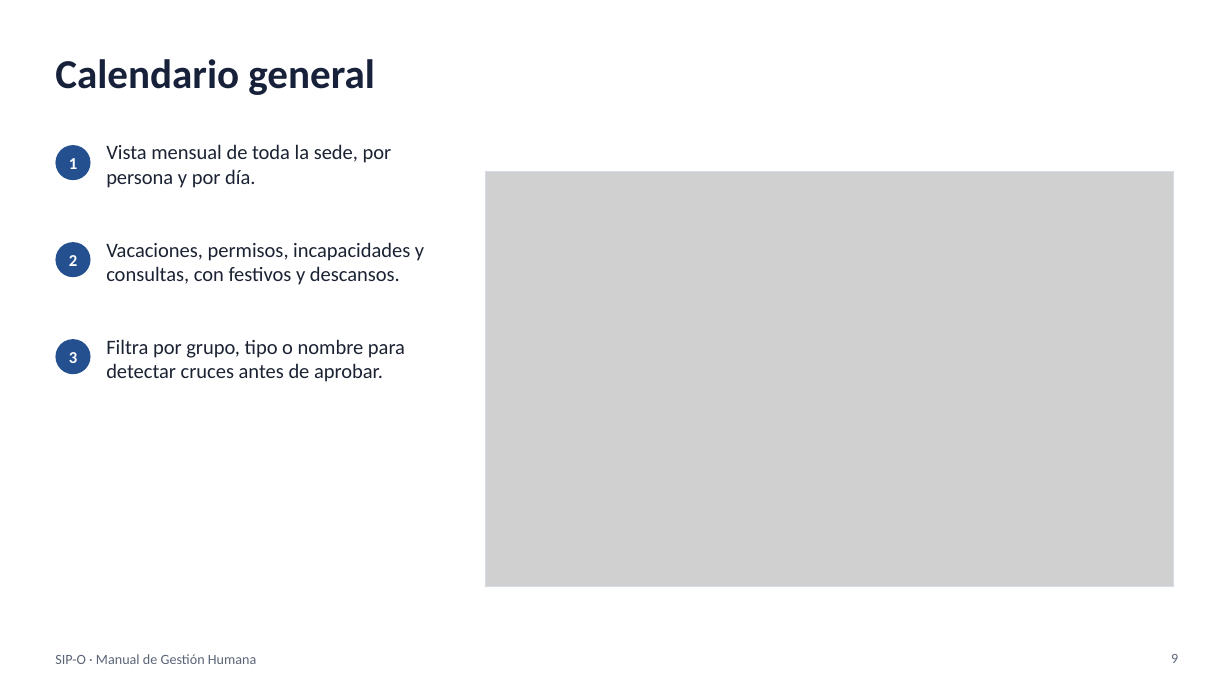
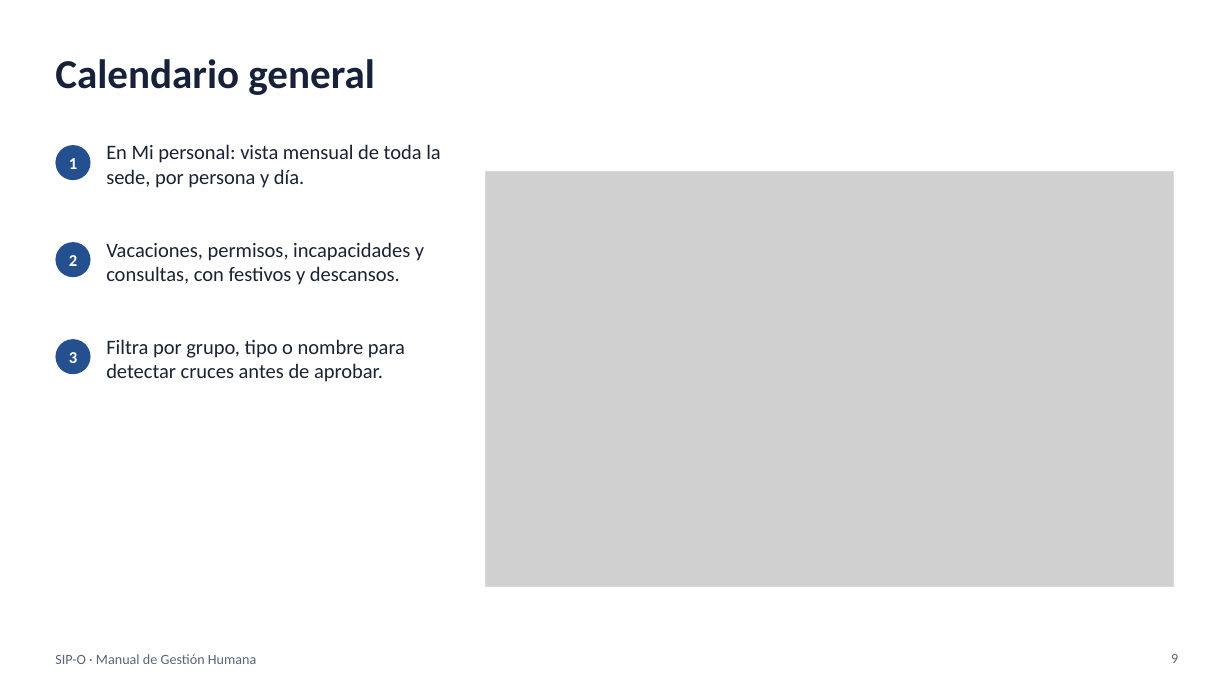
Before and after one commit to FelipeReyesReyes2102/Sistema-Integral-de-Personal, a slide deck: slide 9 of docs/manuales/presentaciones/SIP-O - Manual de Gestión Humana.pptx. Drawn at 1232x693 pixels with LibreOffice and Linux fonts; fonts in the diff are those of the drawing; grey boxes stand for pictures. Boxes give left, top, right and bottom in pixels: in the first picture for what was removed or moved away, otherwise in the second. Text is boxed around its words. In the diff, an @@ line names an element or a change of style, - is before the commit and + after.

```diff
--- a/docs/manuales/presentaciones/SIP-O - Manual de Gestión Humana.pptx
+++ b/docs/manuales/presentaciones/SIP-O - Manual de Gestión Humana.pptx
@@ text at box(106, 144, 441, 188): text changed @@
-Vista mensual de toda la sede, por persona y por día.
+En Mi personal: vista mensual de toda la sede, por persona y día.
```
Also in this commit, not shown: 3 other slides changed, 32 other files.
